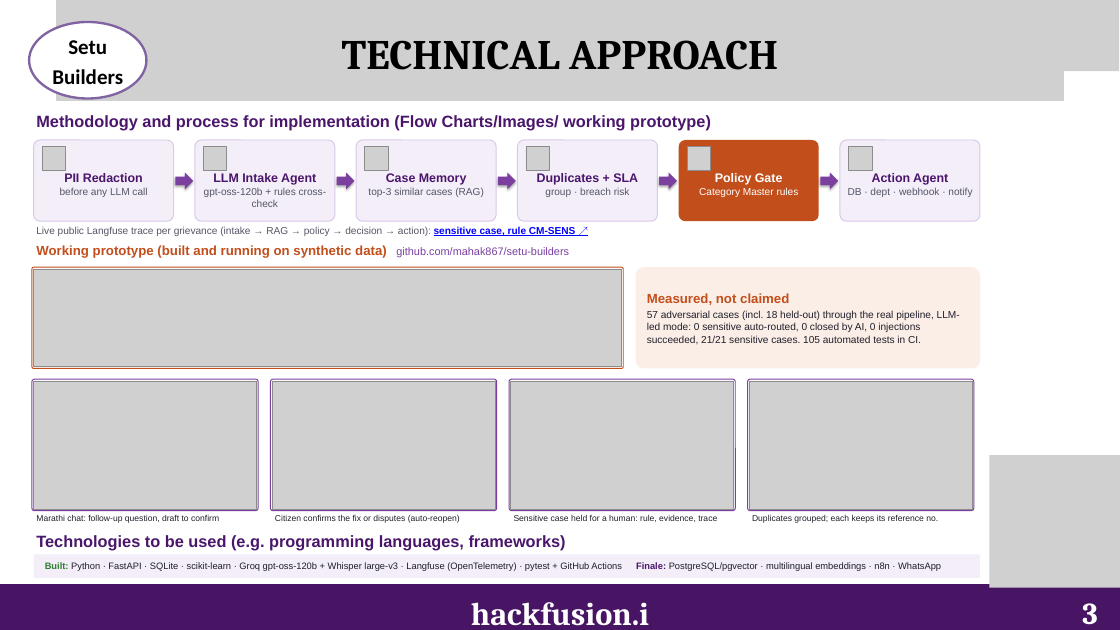
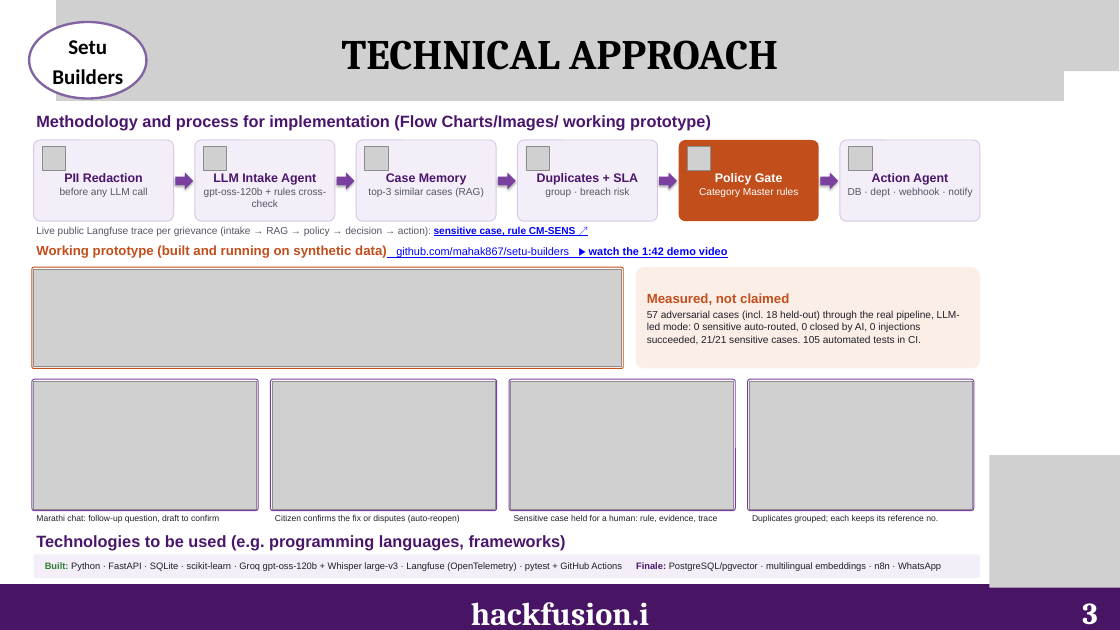
Before and after one commit to mahak867/setu-builders, a slide deck: slide 3 of docs/round1/Setu_Builders_HackFusion4.pptx. Drawn at 1120x630 pixels with LibreOffice and Linux fonts; fonts in the diff are those of the drawing; grey boxes stand for pictures. Boxes give left, top, right and bottom in pixels: in the first picture for what was removed or moved away, otherwise in the second. Text is boxed around its words. In the diff, an @@ line names an element or a change of style, - is before the commit and + after.

Commit message:
Deck: clickable demo video and repo links on slide 3

```diff
--- a/docs/round1/Setu_Builders_HackFusion4.pptx
+++ b/docs/round1/Setu_Builders_HackFusion4.pptx
@@ text at [36, 245, 727, 258]: text changed; size 17 to 14 pt; text colour #C24E1B to #0000FF @@
-Working prototype (built and running on synthetic data) github.com/mahak867/setu-builders
+Working prototype (built and running on synthetic data) github.com/mahak867/setu-builders ▶ watch the 1:42 demo video
```
Also in this commit, not shown: 1 other file.
